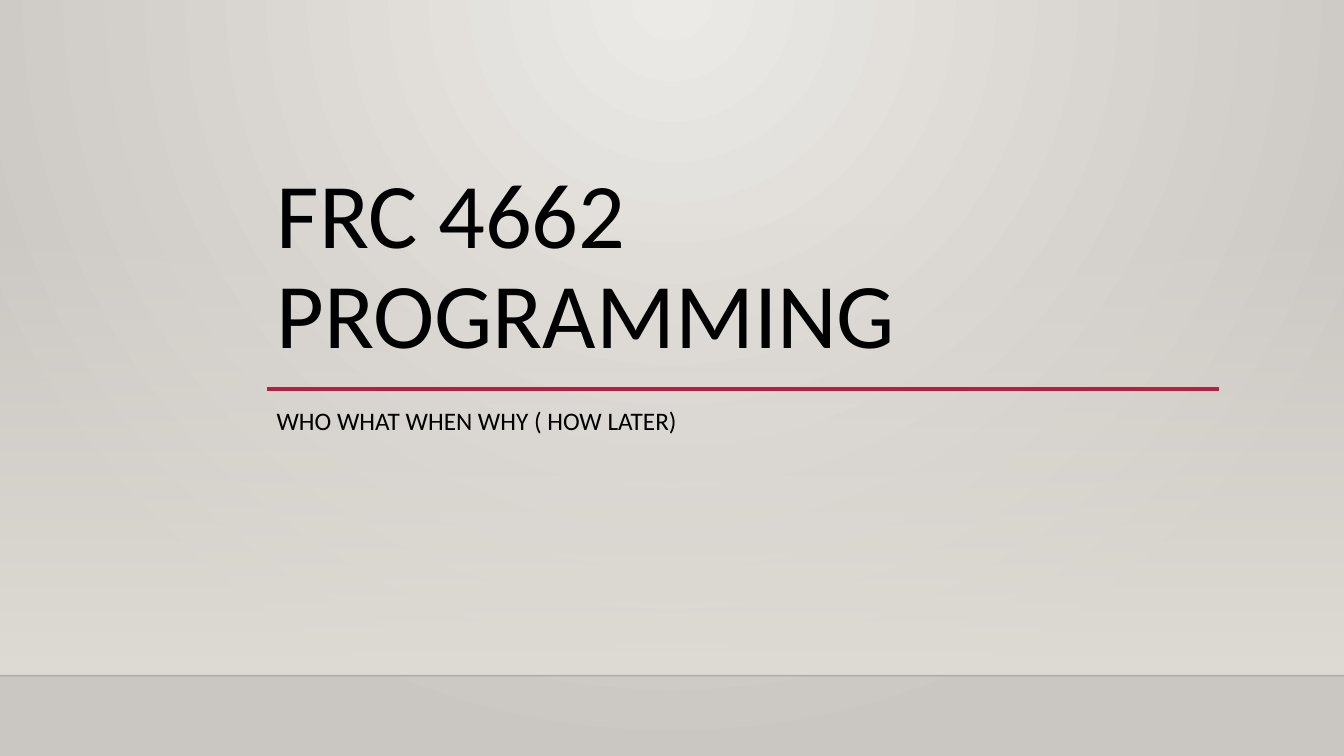
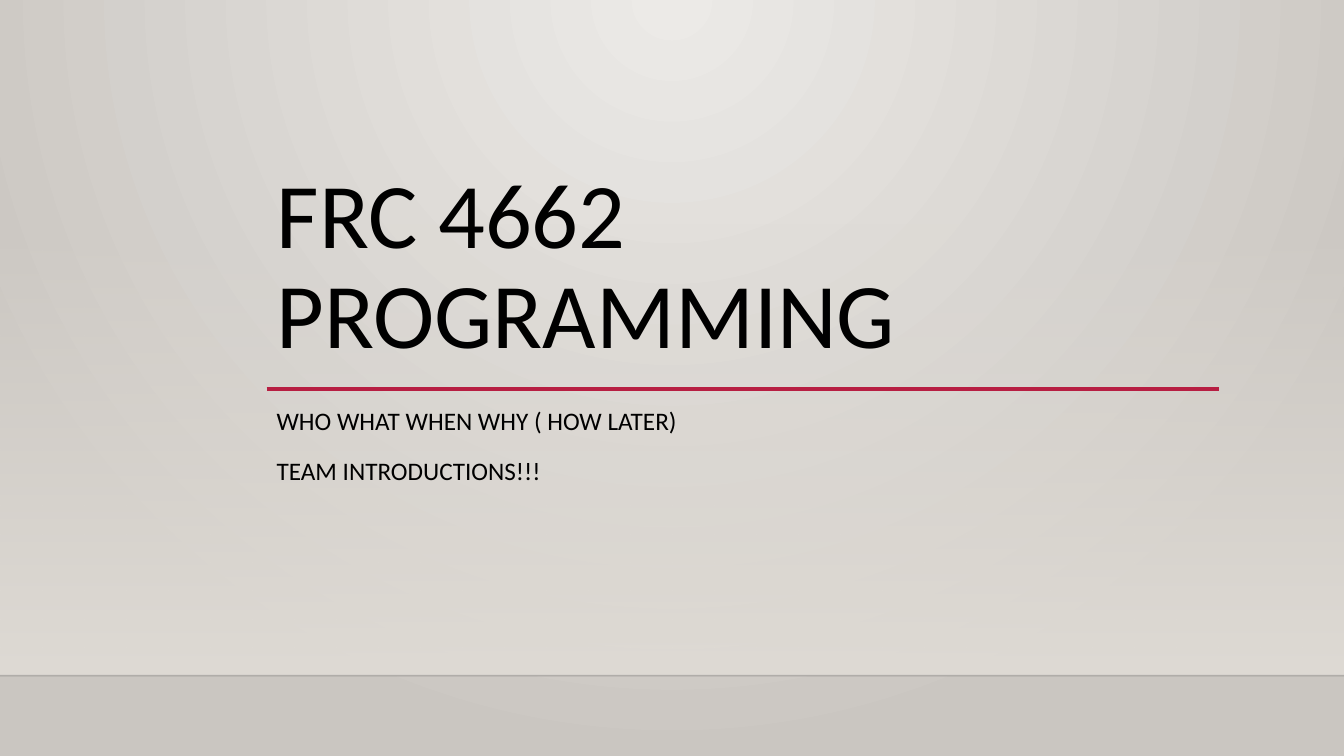
Before and after one commit to 4662FRCRobotics/Training, a slide deck: slide 1 of FRC 4662 Programming Intro.pptx. Drawn at 1344x756 pixels with LibreOffice and Linux fonts; fonts in the diff are those of the drawing; background and template pictures are left out. Boxes give left, top, right and bottom in pixels: in the first picture for what was removed or moved away, otherwise in the second. Text is boxed around its words. In the diff, an @@ line names an element or a change of style, - is before the commit and + after.

```diff
--- a/FRC 4662 Programming Intro.pptx
+++ b/FRC 4662 Programming Intro.pptx
@@ subtitle at box(277, 463, 541, 480): paragraph added @@
+TEAM INTRODUCTIONS!!!
```
Also in this commit, not shown: 3 other slides changed.
